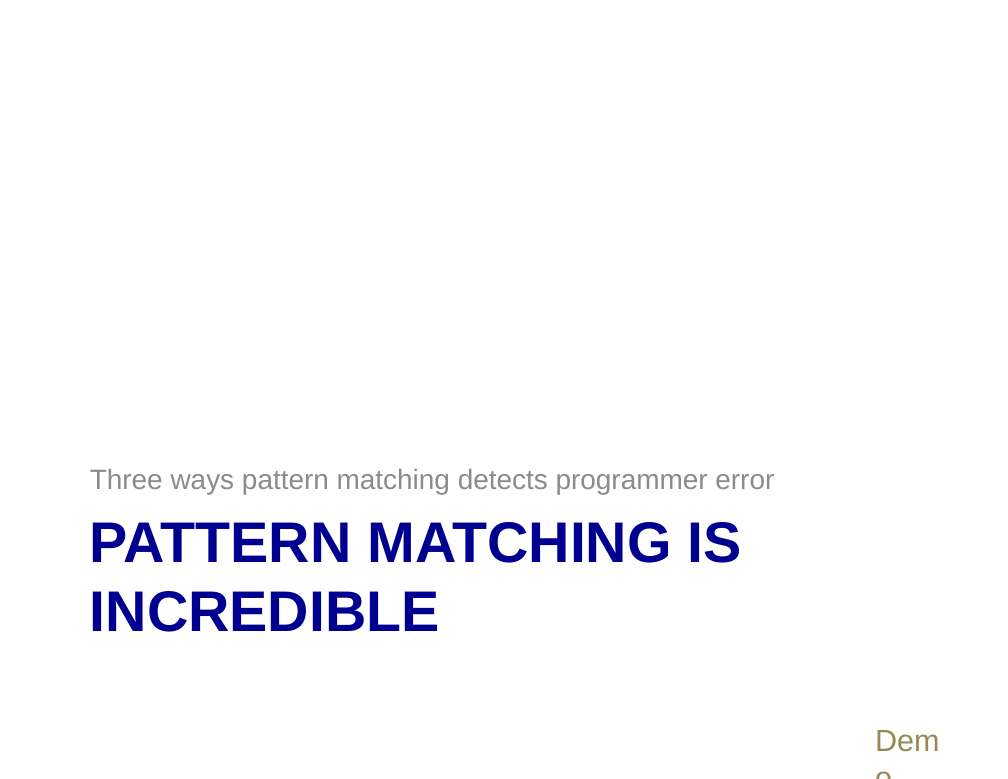
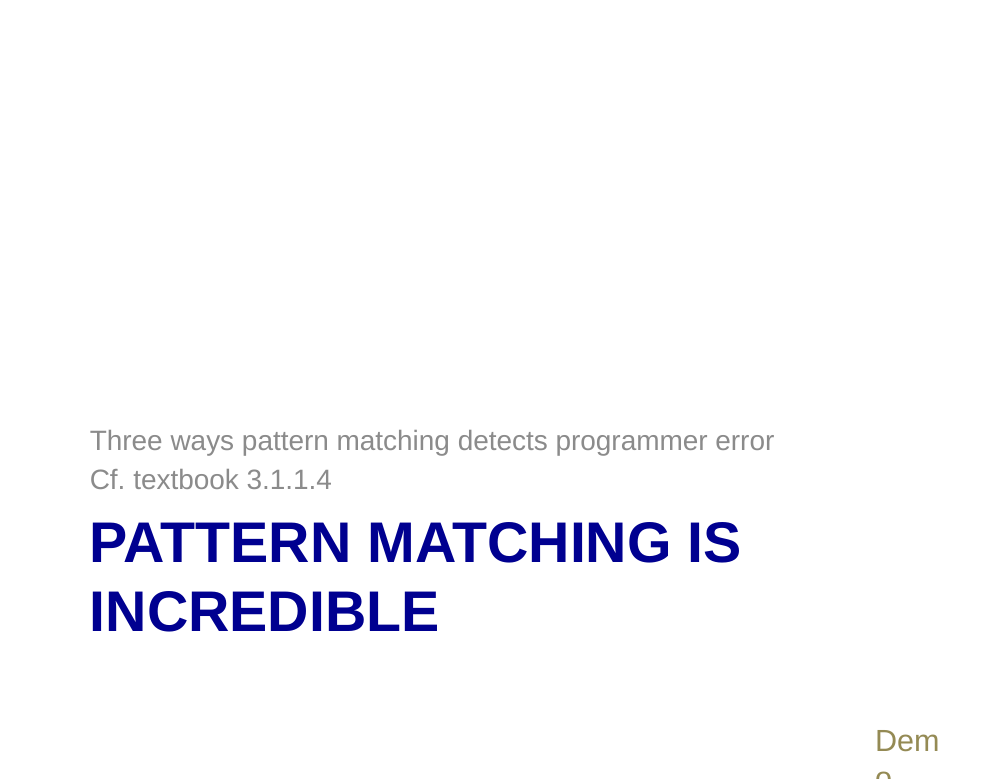
Before and after one commit to cs3110/materials-2019fa, a slide deck: slide 23 of 04-pattern/lec.pptx (slide 24 before the commit). Drawn at 1008x779 pixels with LibreOffice and Linux fonts; fonts in the diff are those of the drawing. Boxes give left, top, right and bottom in pixels: in the first picture for what was removed or moved away, otherwise in the second. Text is boxed around its words. In the diff, an @@ line names an element or a change of style, - is before the commit and + after.

```diff
--- a/04-pattern/lec.pptx
+++ b/04-pattern/lec.pptx
@@ text at [90, 469, 332, 489]: paragraph added @@
+Cf. textbook 3.1.1.4
```
Also in this commit, not shown: 1 slide removed.
